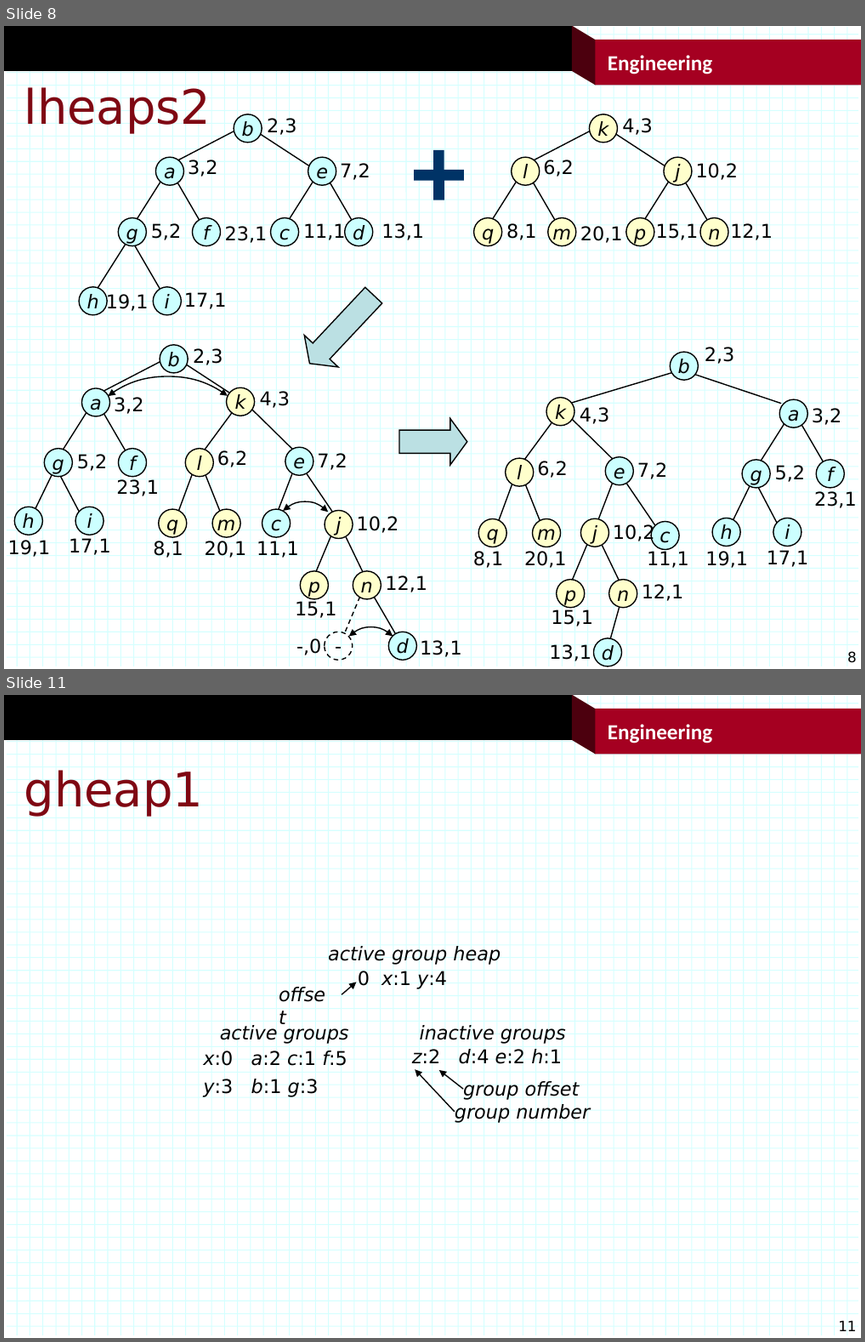
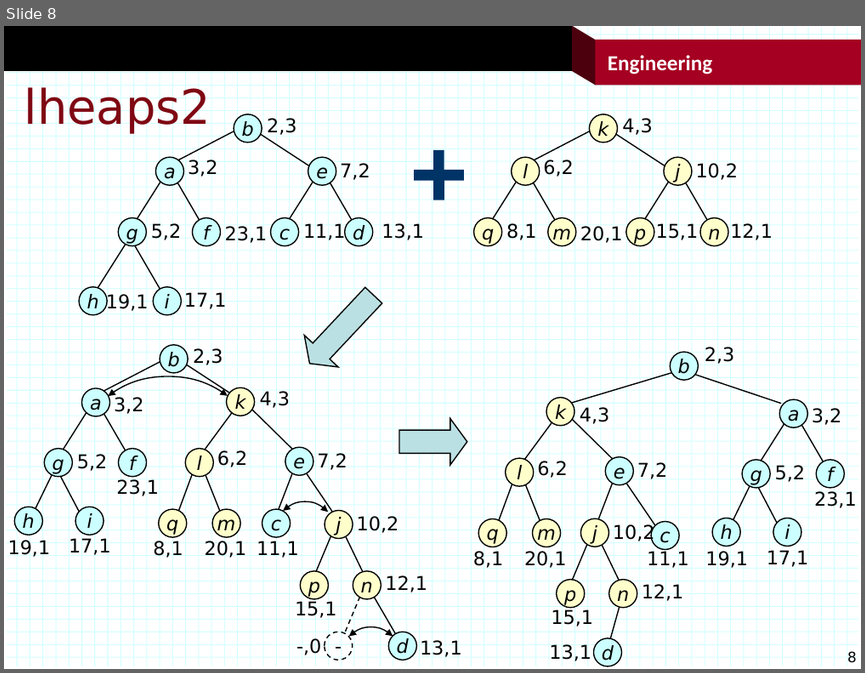
Before and after one commit to jonturner53/gads, a slide deck: dataStructures/heaps.pptx. Shown one above the other, each under a label of ours: slides 8 and 11 before the commit, slide 8 after it; the slides between them are not shown. The pictures are 865x1342 and 865x673 pixels, drawn with LibreOffice and Linux fonts; fonts in the diff are those of the drawing; background and template pictures are left out. Boxes give left, top, right and bottom in pixels: in the first picture for what was removed or moved away, otherwise in the second. Text is boxed around its words. In the diff, an @@ line names an element or a change of style, - is before the commit and + after.

```diff
--- a/dataStructures/heaps.pptx
+++ b/dataStructures/heaps.pptx
@@ slide 11 removed at box(4, 695, 861, 1338), background #FFFFFF; not listed: 122 template elements that a slide beside it also shows @@
@@ title removed at box(24, 767, 204, 816) @@
-gheap1
@@ group removed at box(203, 945, 590, 1123): 10 texts, 3 arrows @@
-active groups
-x:0 a:2 c:1 f:5
-y:3 b:1 g:3
-z:2 d:4 e:2 h:1
-inactive groups
-group offset
-group number
-active group heap
-0 x:1 y:4
-offset
```
Also in this commit, not shown: 2 slides added, 3 other slides removed, 9 other files.
